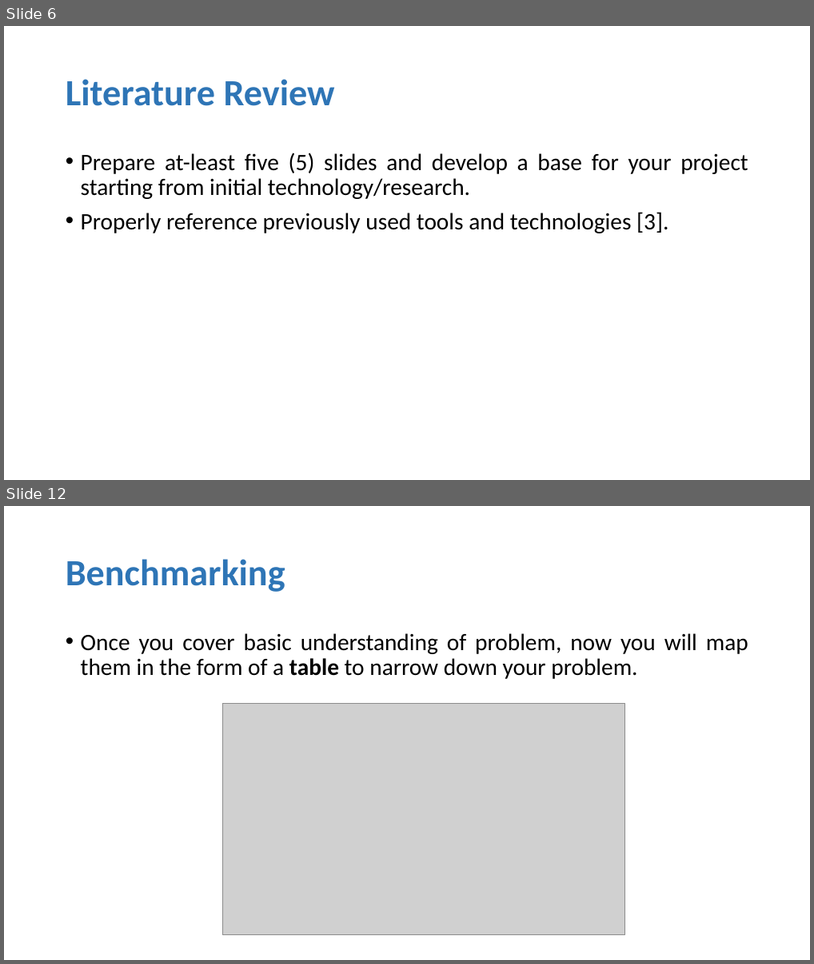
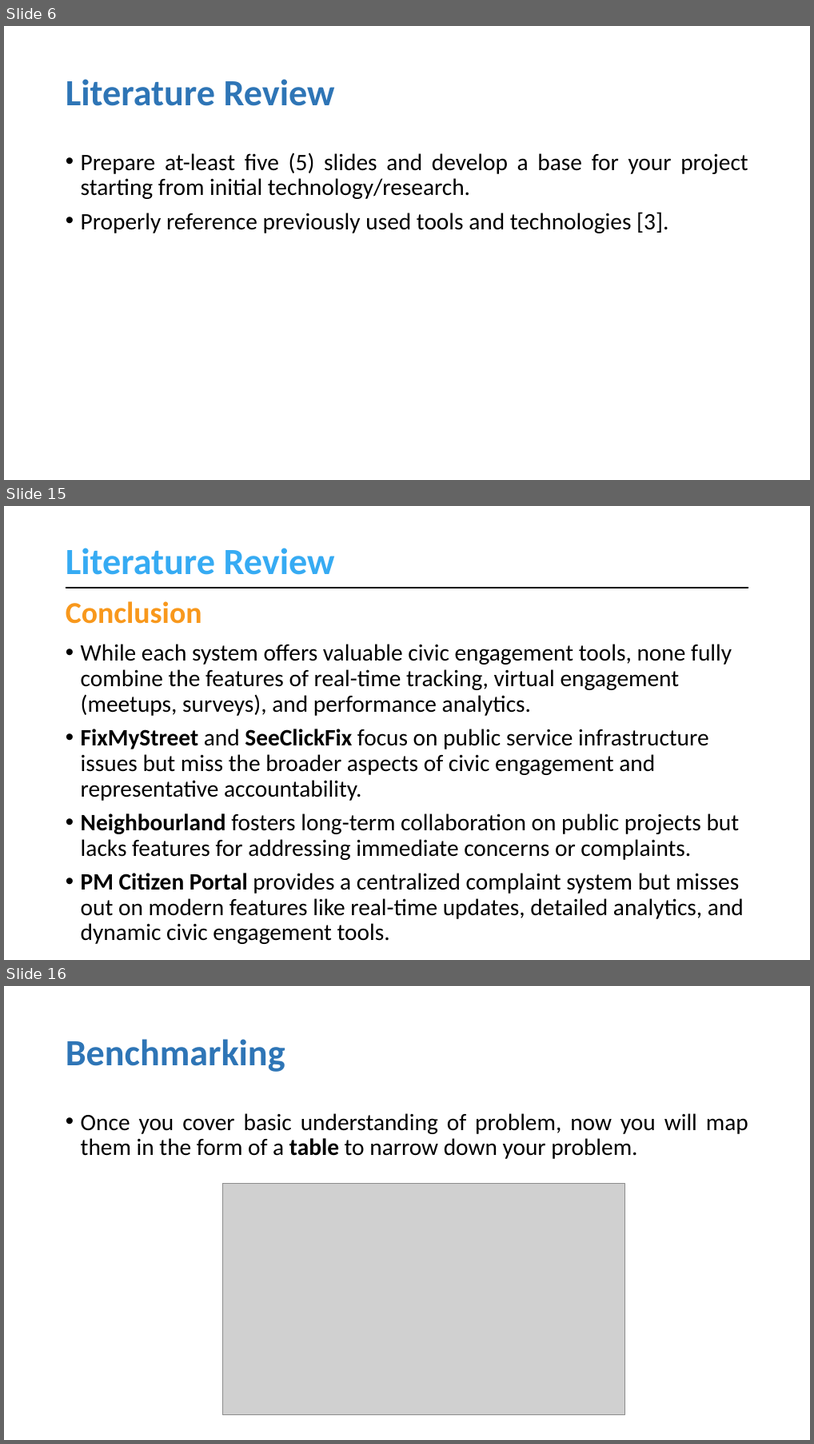
Before and after one commit to muhammadahsanmirza/fyp-constituency-connect, a slide deck: 4- Idea Evaluation/Idea Evaluation Slides (Filled).pptx. Shown one above the other, each under a label of ours: slides 6 and 12 before the commit, slides 6, 15 and 16 after it; the slides between them are not shown. The pictures are 814x964 and 814x1444 pixels, drawn with LibreOffice and Linux fonts; fonts in the diff are those of the drawing; grey boxes stand for pictures. Boxes give left, top, right and bottom in pixels: in the first picture for what was removed or moved away, otherwise in the second. Text is boxed around its words. In the diff, an @@ line names an element or a change of style, - is before the commit and + after.

Commit message:
Add Literature Review in Idea Evaluation Slides

```diff
--- a/4- Idea Evaluation/Idea Evaluation Slides (Filled).pptx
+++ b/4- Idea Evaluation/Idea Evaluation Slides (Filled).pptx
@@ slide 15 added at (4, 506, 810, 960), background #FFFFFF @@
@@ title added at (66, 548, 335, 575), 44 pt, text #36ABF3, bold @@
+Literature Review
@@ line added from (66, 588) to (750, 588), #000000 2.25 pt @@
@@ text added at (66, 601, 202, 624), 36 pt, text #F8981C, bold @@
+Conclusion
@@ text added at (81, 644, 744, 944), 28 pt, text #000000 @@
+• While each system offers valuable civic engagement tools, none fully combine the features of real-time tracking, virtual engagement (meetups, surveys), and performance analytics.
+• FixMyStreet and SeeClickFix focus on public service infrastructure issues but miss the broader aspects of civic engagement and representative accountability.
+• Neighbourland fosters long-term collaboration on public projects but lacks features for addressing immediate concerns or complaints.
+• PM Citizen Portal provides a centralized complaint system but misses out on modern features like real-time updates, detailed analytics, and dynamic civic engagement tools.
@@ what was slide 12 is now slide 16 @@
```
Also in this commit, not shown: 4 slides changed, 5 other slides added, 1 slide removed.
